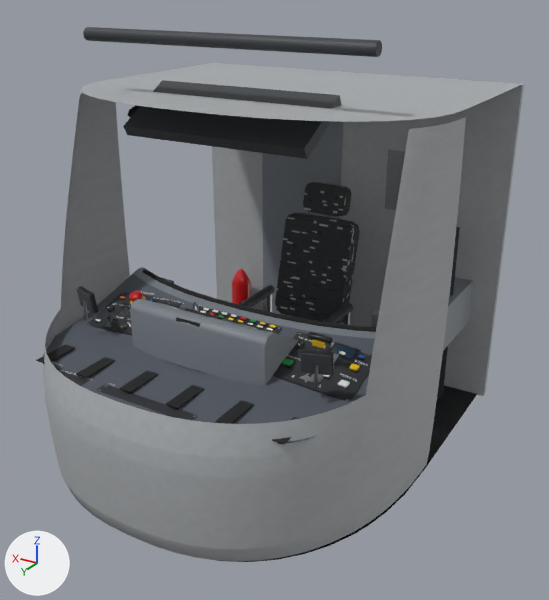
The glTF model tram_parts/extremites/orleans302/cab_m.glb: old version first, new version second.
Both versions are drawn from a camera (50 mm lens) standing at (-2.25, 6.66, 3.02) and looking at (-0.06, 3.01, 1.2). Lighting does not change. The marker at lower left points along +X, +Y and +Z. The older version comes first. Where no turn or scale is listed for an object, it has been applied to the vertices. Vertices at exactly the same position are counted once.

Names of what the first picture shows: 'cab_shell', 'desk', 'driver_seat' and 9 more.
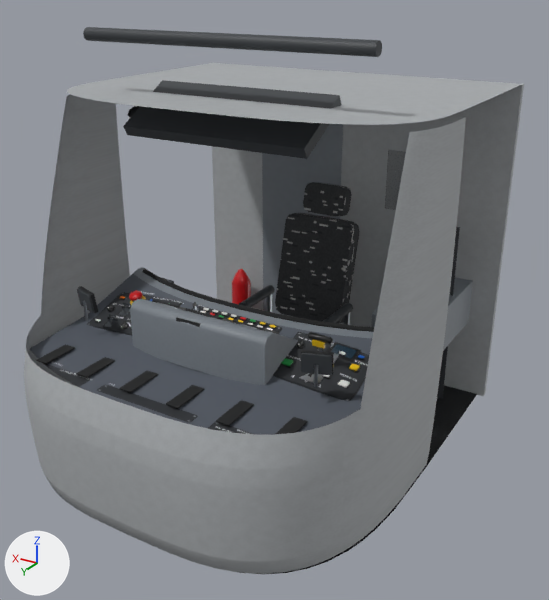
Location of each change, [x1, y1, x2, y2] in pixels of the pictures (549 x 600 px; the box of a moved part takes in the faces that stretch with it):
'cab_shell', reshaped
    before: [44, 27, 524, 562]
    after: [24, 27, 524, 574]
'desk', reshaped
    before: [36, 267, 377, 445]
    after: [30, 267, 374, 435]
part 1 of me_cab_shell, moved or reshaped
    before: [80, 96, 466, 500]
    after: [61, 97, 466, 516]
part 2 of me_cab_shell, surface changed
    before: [44, 87, 460, 562]
    after: [24, 85, 460, 574]
part 3 of me_desk, moved or reshaped
    before: [286, 333, 376, 443]
    after: [298, 333, 373, 432]
part 4 of me_desk, moved or reshaped
    before: [43, 270, 174, 356]
    after: [30, 270, 174, 359]

The change in detail:
me_cab_shell has 1220 vertices, 2030 faces and spans x -1.12..1.12, y 1.45..4.41, z 0.32..2.76.
me_cab_shell is used by ob_cab_shell; location (0.0, 0.0, 0.0).
me_cab_shell part 1: 742 of 1220 vertices moved; they spanned x -1.12..1.12, y 3.11..4.41, z 0.32..2.42 and now span x -1.12..1.12, y 3.19..4.41, z 0.32..2.42; mean shift (0.0, 0.09, 0.0); largest move (-1.09, 3.39, 0.9) -> (-1.1, 3.55, 0.9).
me_cab_shell part 2: 1160 kept faces spanning x -1.12..1.12, y 1.97..4.41, z 0.32..2.42 get new texture (UV) coordinates.
me_desk has 2430 vertices, 4064 faces and spans x -0.99..1.01, y -0.76..0.66, z -0.76..0.4.
me_desk is used by ob_desk; location (0.0, 3.586, 1.1).
me_desk part 3: 23 of 2430 vertices moved; they spanned x -0.97..-0.81, y -0.47..0.5, z -0.07..0.1 and now span x -0.97..-0.87, y -0.47..0.5, z -0.07..0.1; mean shift (-0.01, 0.0, 0.0); largest move (-0.81, 0.5, -0.05) -> (-0.87, -0.42, 0.1).
me_desk part 4: 23 of 2430 vertices moved; they spanned x 0.81..0.96, y -0.75..0.5, z -0.07..0.1 and now span x 0.86..0.97, y -0.75..0.5, z -0.07..0.1; mean shift (0.01, 0.0, 0.0); largest move (0.86, -0.75, -0.05) -> (0.87, 0.5, -0.05).
